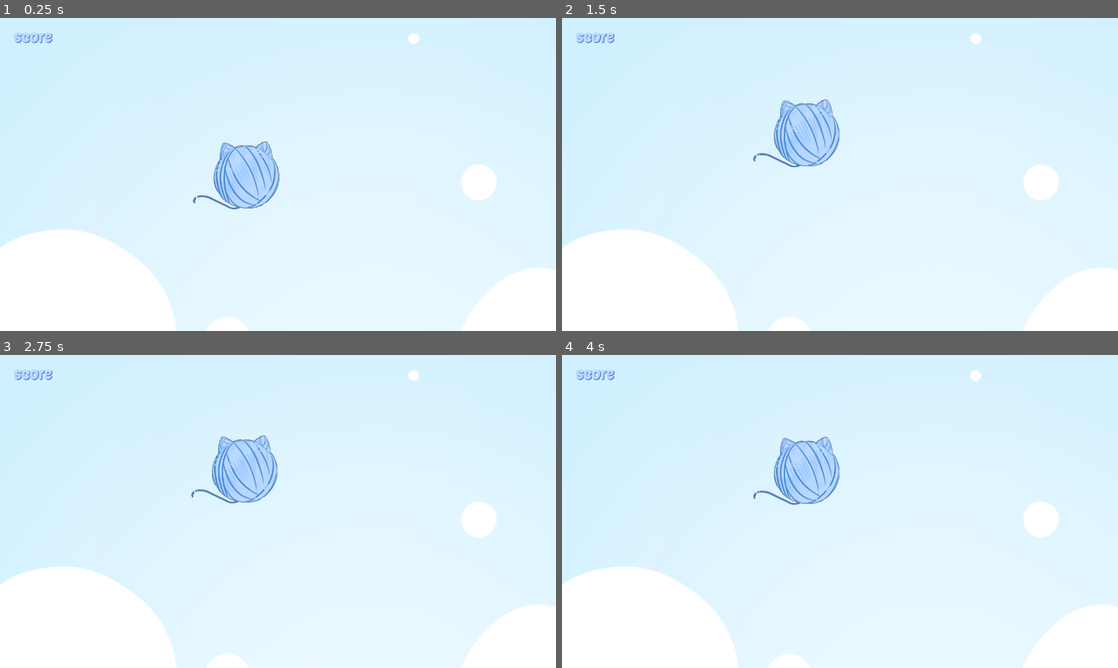
Above: before the commit, frames 1-4 (two rows, left to right).
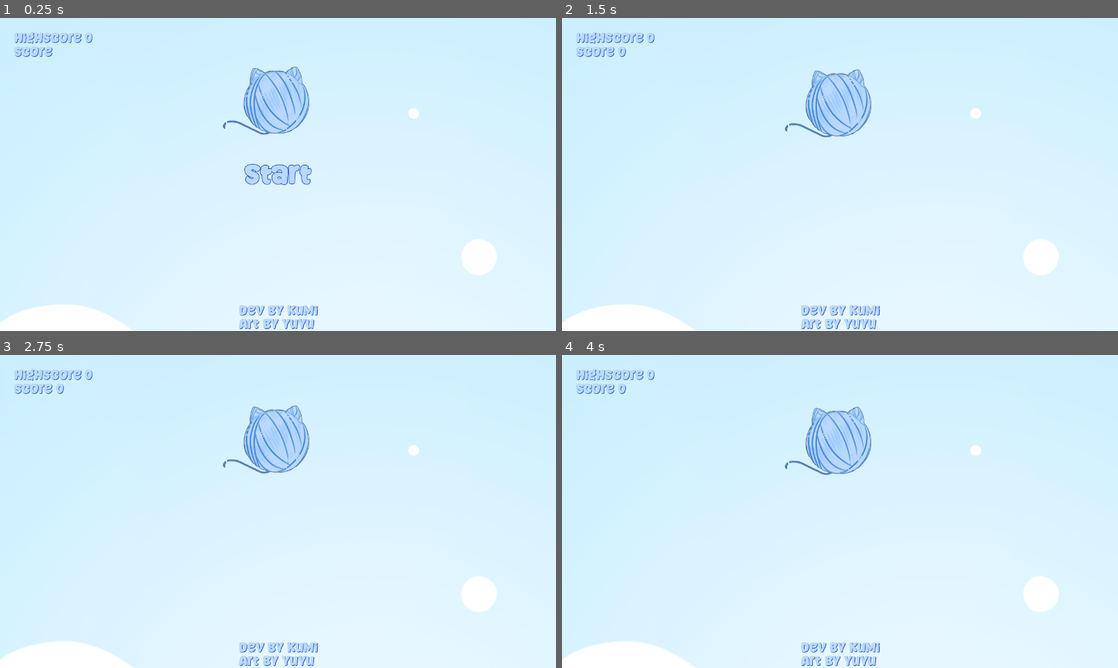
Above: after the commit, the same moments.

Repository: kumikohime/ClickTheBall
Game: Godot game, scene res://Game.tscn
Same seed, same stepped clock (60 frames per second), same inputs: the game is played once before the commit and once after it.
Inputs (mouse positions are in pixels of both pictures, inside the frame that each line leads up to):
- Up to frame 1 (0.25 s): no input
- Up to frame 2 (1.5 s): click (840, 174) at 0.5 s, where only the run after the commit has a clickable "Start"; tap Enter (ui_accept) at 1.25 s; move the mouse to (806, 280) at 1.27 s; hold Enter (ui_accept) from 1.28 s (still down); click (806, 280) at 1.42 s
- Up to frame 3 (2.75 s): move the mouse to (166, 527) at 2.02 s; release Enter (ui_accept) at 2.03 s; tap Enter (ui_accept) at 2.1, 2.27, 2.57 s; click (166, 527) at 2.17 s
- Up to frame 4 (4 s): move the mouse to (895, 442) at 2.77 s; hold Enter (ui_accept) 2.78-3.53 s; click (895, 442) at 2.92 s; move the mouse to (812, 574) at 3.52 s; tap Enter (ui_accept) at 3.6, 3.77 s; click (812, 574) at 3.67 s

The runs differ from the first frame. In frame 1, 16% of the frame differs, in the area x 0-100%, y 4-100%; in frame 2, 15%; in frame 3, 15%; in frame 4, 15%.

Commit message:
Finalize gameplay

Diff:
--- a/project/Game.gd
+++ b/project/Game.gd
@@ -5,40 +5,58 @@
 
 @onready var timer = $Timer
 @onready var spawn_point = $SpawnPoint
-@onready var score_label = $CanvasLayer/Control/Score
+@onready var score_label = $CanvasLayer/MarginContainer/VBoxContainer/Score
+@onready var highscore_label = $CanvasLayer/MarginContainer/VBoxContainer/HighScore
+@onready var start_button = $CanvasLayer/MarginContainer/Anchor/Start
 @onready var game_over: Area2D = $GameOverRegion
 @onready var my_ball = $Ball
 @onready var paw = $CatPaw
+
 
 var score = 0:
 	set(v):
 		score = v
 		score_label.text = "Score %d" % score
 
+var highscore = 0:
+	set(v):
+		highscore = max(highscore, score)
+		highscore_label.text = "Highscorecore %d" % highscore
+
 func _ready():
 	#timer.timeout.connect(_on_timer_timeout)
 	game_over.body_entered.connect(_on_game_over)
 	my_ball.clicked.connect(_on_ball_clicked)
 	paw.hide()
+	start_button.pressed.connect(start)
 
 func _on_game_over(body):
 	#collision layer 2 is player only, no need to check body
-	#my_ball.global_position = spawn_point.global_position
-	$VoiceOver.play()
-
-func _on_timer_timeout():
-	reset()
+	$VoiceOver.shuffle_play()
+	await get_tree().create_timer(2).timeout
+	start_button.show()
+	my_ball.queue_free()
+	spawn_ball()
 
 func spawn_ball():
+	my_ball = Ball.instantiate()
 	my_ball.global_position = spawn_point.global_position
 	my_ball.clicked.connect(_on_ball_clicked)
-	add_child(my_ball)
+	add_child.bind(my_ball).call_deferred()
 
-func reset():
-	remove_child(my_ball)
+func start():
+	score = 0
+
+	game_over.monitoring = false
+	my_ball.freeze = true
 	my_ball.linear_velocity = Vector2.ZERO
 	my_ball.global_position = spawn_point.global_position
+	remove_child(my_ball)
+	my_ball.freeze = false
+	my_ball.input_pickable = true
 	add_child(my_ball)
+	game_over.monitoring = true
+	start_button.hide()
 
 func _on_ball_clicked():
 	paw.show()
@@ -49,4 +67,4 @@
 
 func _input(event):
 	if event.is_action_pressed("ui_accept"):
-		reset()
+		start()
--- a/project/Game.tscn
+++ b/project/Game.tscn
@@ -30,25 +30,35 @@
 [node name="CanvasLayer" type="CanvasLayer" parent="."]
 layer = -1
 
-[node name="BG" type="TextureRect" parent="CanvasLayer"]
-offset_top = -400.0
-offset_right = 1280.0
-offset_bottom = 880.0
+[node name="BG" type="Sprite2D" parent="CanvasLayer"]
+position = Vector2(0, -228)
 texture = ExtResource("2_m2egp")
-expand_mode = 1
+centered = false
 
-[node name="Control" type="MarginContainer" parent="CanvasLayer"]
+[node name="MarginContainer" type="MarginContainer" parent="CanvasLayer"]
 anchors_preset = 15
 anchor_right = 1.0
 anchor_bottom = 1.0
 grow_horizontal = 2
 grow_vertical = 2
+mouse_filter = 2
 theme_override_constants/margin_left = 32
 theme_override_constants/margin_top = 32
 theme_override_constants/margin_right = 32
 theme_override_constants/margin_bottom = 32
 
-[node name="Score" type="Label" parent="CanvasLayer/Control"]
+[node name="VBoxContainer" type="VBoxContainer" parent="CanvasLayer/MarginContainer"]
+layout_mode = 2
+
+[node name="HighScore" type="Label" parent="CanvasLayer/MarginContainer/VBoxContainer"]
+layout_mode = 2
+size_flags_vertical = 0
+theme_override_colors/font_color = Color(0.729412, 0.85098, 1, 1)
+theme_override_colors/font_shadow_color = Color(0.0588235, 0.266667, 0.796078, 1)
+theme_override_font_sizes/font_size = 32
+text = "Highscore 0"
+
+[node name="Score" type="Label" parent="CanvasLayer/MarginContainer/VBoxContainer"]
 layout_mode = 2
 size_flags_vertical = 0
 theme_override_colors/font_color = Color(0.729412, 0.85098, 1, 1)
@@ -56,31 +66,84 @@
 theme_override_font_sizes/font_size = 32
 text = "Score"
 
-[node name="Control" type="Control" parent="CanvasLayer/Control"]
+[node name="Anchor" type="Control" parent="CanvasLayer/MarginContainer"]
 layout_mode = 2
-size_flags_horizontal = 4
+mouse_filter = 2
+
+[node name="Start" type="Button" parent="CanvasLayer/MarginContainer/Anchor"]
+layout_mode = 1
+anchors_preset = 8
+anchor_left = 0.5
+anchor_top = 0.5
+anchor_right = 0.5
+anchor_bottom = 0.5
+offset_left = -94.5
+offset_top = -18.0
+offset_right = 94.5
+offset_bottom = 18.0
+grow_horizontal = 2
+grow_vertical = 2
+size_flags_vertical = 0
+focus_mode = 0
+theme_override_colors/font_color = Color(0.729412, 0.85098, 1, 1)
+theme_override_colors/font_pressed_color = Color(0.0588235, 0.266667, 0.796078, 1)
+theme_override_colors/font_hover_color = Color(0.0588235, 0.266667, 0.796078, 1)
+theme_override_colors/font_outline_color = Color(0.0588235, 0.266667, 0.796078, 1)
+theme_override_constants/outline_size = 5
+theme_override_font_sizes/font_size = 64
+action_mode = 0
+text = "Start"
+flat = true
+
+[node name="Control" type="Control" parent="CanvasLayer/MarginContainer"]
+layout_mode = 2
+size_flags_vertical = 8
+
+[node name="Credits" type="Label" parent="CanvasLayer/MarginContainer/Control"]
+layout_mode = 1
+anchors_preset = 8
+anchor_left = 0.5
+anchor_top = 0.5
+anchor_right = 0.5
+anchor_bottom = 0.5
+offset_left = -90.5
+offset_top = -14.0
+offset_right = 90.5
+offset_bottom = 14.0
+grow_horizontal = 2
+grow_vertical = 2
+size_flags_vertical = 0
+theme_override_colors/font_color = Color(0.729412, 0.85098, 1, 1)
+theme_override_colors/font_shadow_color = Color(0.0588235, 0.266667, 0.796078, 1)
+theme_override_font_sizes/font_size = 32
+text = "Dev by Kumi
+Art by Yuyu"
 
 [node name="SpawnPoint" type="Marker2D" parent="."]
-position = Vector2(564, 262)
+position = Vector2(637, 193)
 
 [node name="Timer" type="Timer" parent="."]
 wait_time = 3.0
 autostart = true
 
 [node name="Ball" parent="." instance=ExtResource("3_wu7tn")]
-position = Vector2(568, 355)
+position = Vector2(637, 193)
+input_pickable = false
+freeze = true
+
+[node name="AudioListener2D" type="AudioListener2D" parent="Ball"]
+current = true
 
 [node name="Bounds" type="StaticBody2D" parent="."]
-visible = false
 physics_material_override = SubResource("PhysicsMaterial_k013m")
 
 [node name="Top" type="CollisionShape2D" parent="Bounds"]
-position = Vector2(538, -4.5)
+position = Vector2(630, -4)
 shape = SubResource("RectangleShape2D_6evtj")
 disabled = true
 
 [node name="Bottom" type="CollisionShape2D" parent="Bounds"]
-position = Vector2(544, 657)
+position = Vector2(608, 715)
 shape = SubResource("RectangleShape2D_6ywyg")
 disabled = true
 
@@ -90,11 +153,12 @@
 shape = SubResource("RectangleShape2D_i2krv")
 
 [node name="Right" type="CollisionShape2D" parent="Bounds"]
-position = Vector2(1148, 331)
+position = Vector2(1278, 327)
 rotation = 1.5708
 shape = SubResource("RectangleShape2D_i2krv")
 
 [node name="GameOverRegion" type="Area2D" parent="."]
+visible = false
 position = Vector2(640, 880)
 collision_layer = 0
 collision_mask = 2
--- a/project/components/AudioStreamShuffler2D/AudioStreamShuffler2D.gd
+++ b/project/components/AudioStreamShuffler2D/AudioStreamShuffler2D.gd
@@ -4,7 +4,10 @@
 
 func _ready():
 	_shuffle()
-	finished.connect(_shuffle)
+
+func shuffle_play(from_position: float = 0.0):
+	_shuffle()
+	play()
 
 func _shuffle():
 	if not streams.is_empty():
--- a/project/scenes/Ball/Ball.tscn
+++ b/project/scenes/Ball/Ball.tscn
@@ -47,11 +47,12 @@
 [sub_resource type="CircleShape2D" id="CircleShape2D_drqtf"]
 radius = 79.0
 
-[node name="RigidBody2D" type="RigidBody2D"]
+[node name="Ball" type="RigidBody2D"]
 collision_layer = 2
 input_pickable = true
 mass = 0.1
 gravity_scale = 0.35
+freeze = true
 linear_damp = 0.1
 script = ExtResource("2_86ej2")
 
--- a/project/scenes/Ball/BallBody.gd
+++ b/project/scenes/Ball/BallBody.gd
@@ -8,7 +8,7 @@
 	if event is InputEventMouseButton:
 		if event.button_index == MOUSE_BUTTON_LEFT and event.is_pressed():
 			bounce(event.global_position)
-			$AudioStreamShuffler2D.play()
+			$AudioStreamShuffler2D.shuffle_play()
 			clicked.emit()
 
 func bounce(pivot = global_position):
